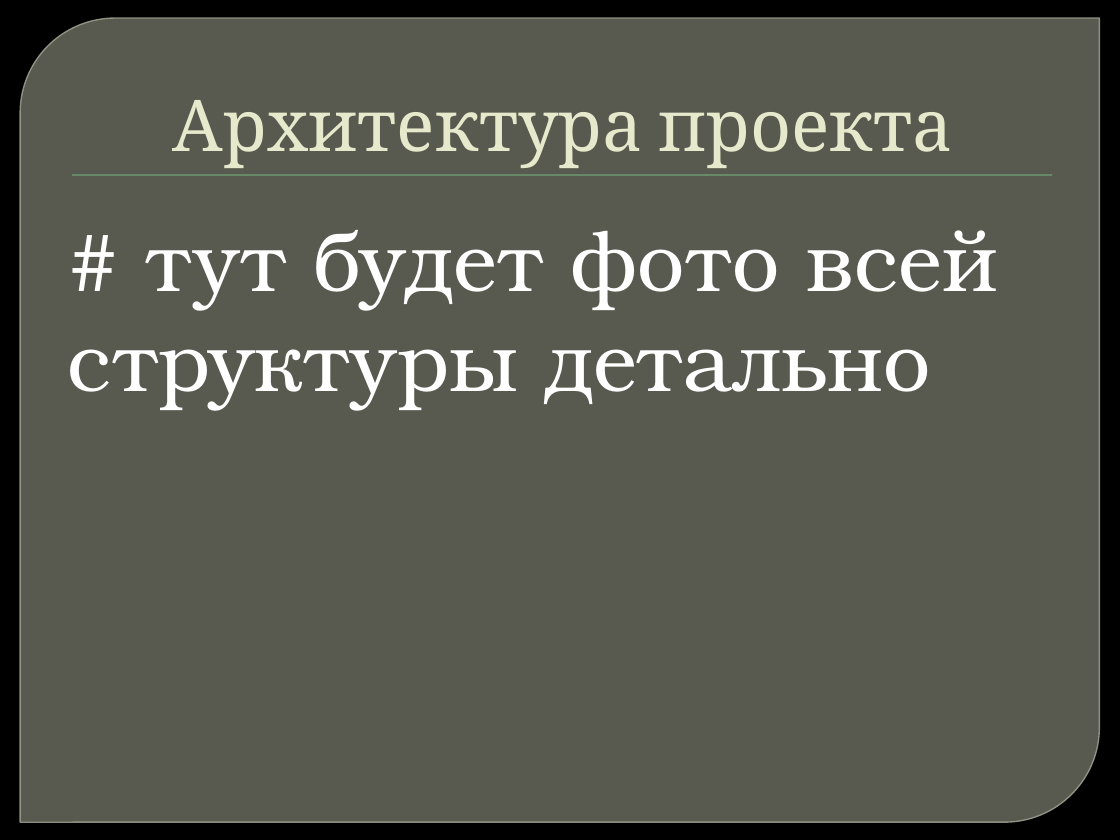
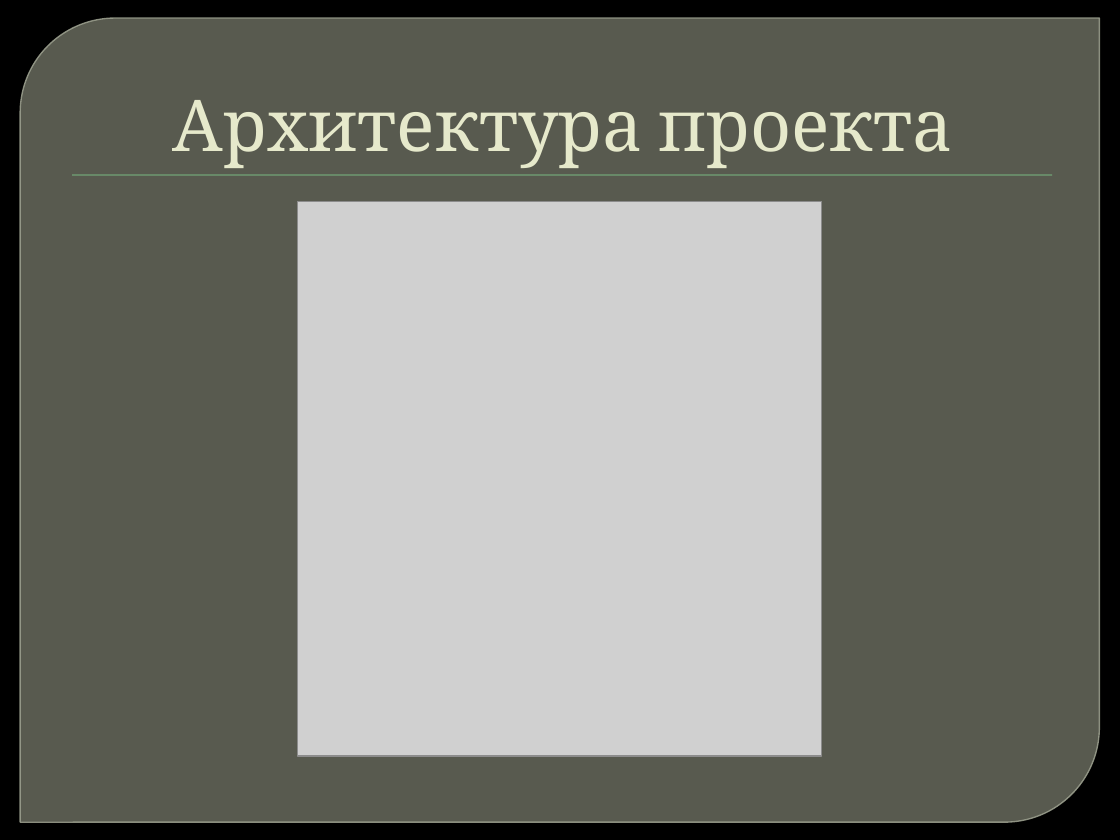
Before and after one commit to Hikypok/Flask-project, a slide deck: slide 7 of Презентация Flask-проект.pptx. Drawn at 1120x840 pixels with LibreOffice and Linux fonts; fonts in the diff are those of the drawing; grey boxes stand for pictures; background and template pictures are left out. Boxes give left, top, right and bottom in pixels: in the first picture for what was removed or moved away, otherwise in the second. Text is boxed around its words. In the diff, an @@ line names an element or a change of style, - is before the commit and + after.

```diff
--- a/Презентация Flask-проект.pptx
+++ b/Презентация Flask-проект.pptx
@@ picture added at bbox=[298, 202, 822, 756] @@
@@ text removed at bbox=[67, 230, 998, 411] @@
-# тут будет фото всей структуры детально
```
Also in this commit, not shown: 1 other slide changed, 1 slide added.
